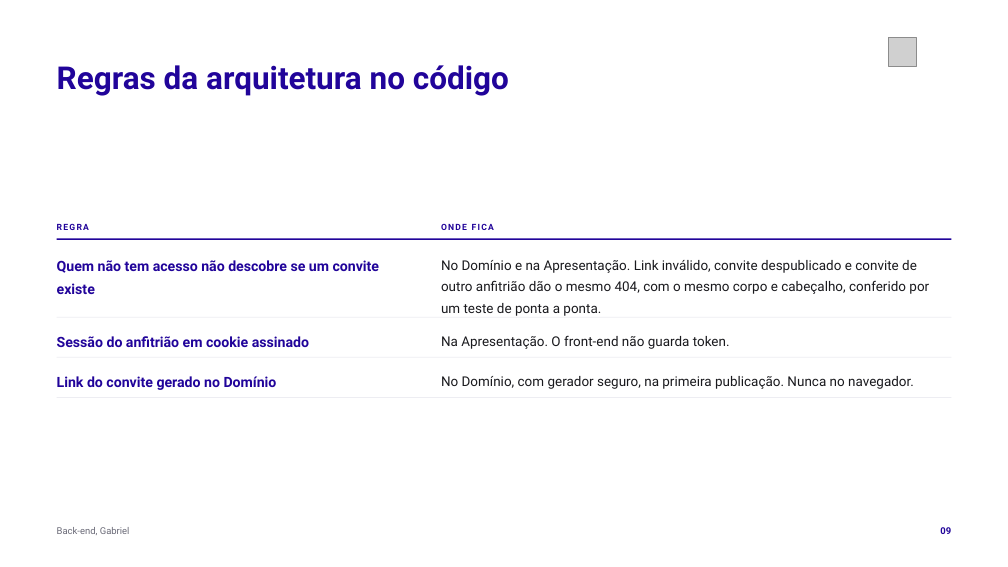
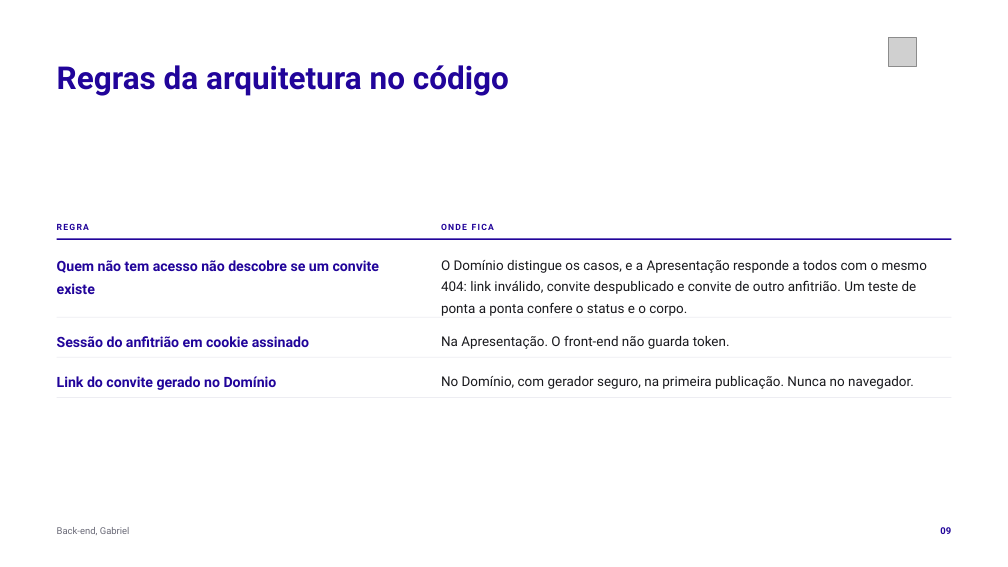
Before and after one commit to tcpassos/invite-app, a slide deck: slide 9 of trabalhos/T3-Apresentacao-Intermediaria.pptx. Drawn at 1008x567 pixels with LibreOffice and Linux fonts; fonts in the diff are those of the drawing; grey boxes stand for pictures. Boxes give left, top, right and bottom in pixels: in the first picture for what was removed or moved away, otherwise in the second. Text is boxed around its words. In the diff, an @@ line names an element or a change of style, - is before the commit and + after.

```diff
--- a/trabalhos/T3-Apresentacao-Intermediaria.pptx
+++ b/trabalhos/T3-Apresentacao-Intermediaria.pptx
@@ text at [441, 260, 927, 316]: text changed @@
-No Domínio e na Apresentação. Link inválido, convite despublicado e convite de outro anfitrião dão o mesmo 404, com o mesmo corpo e cabeçalho, conferido por um teste de ponta a ponta.
+O Domínio distingue os casos, e a Apresentação responde a todos com o mesmo 404: link inválido, convite despublicado e convite de outro anfitrião. Um teste de ponta a ponta confere o status e o corpo.
```
Also in this commit, not shown: 8 other slides changed, 10 other files.
